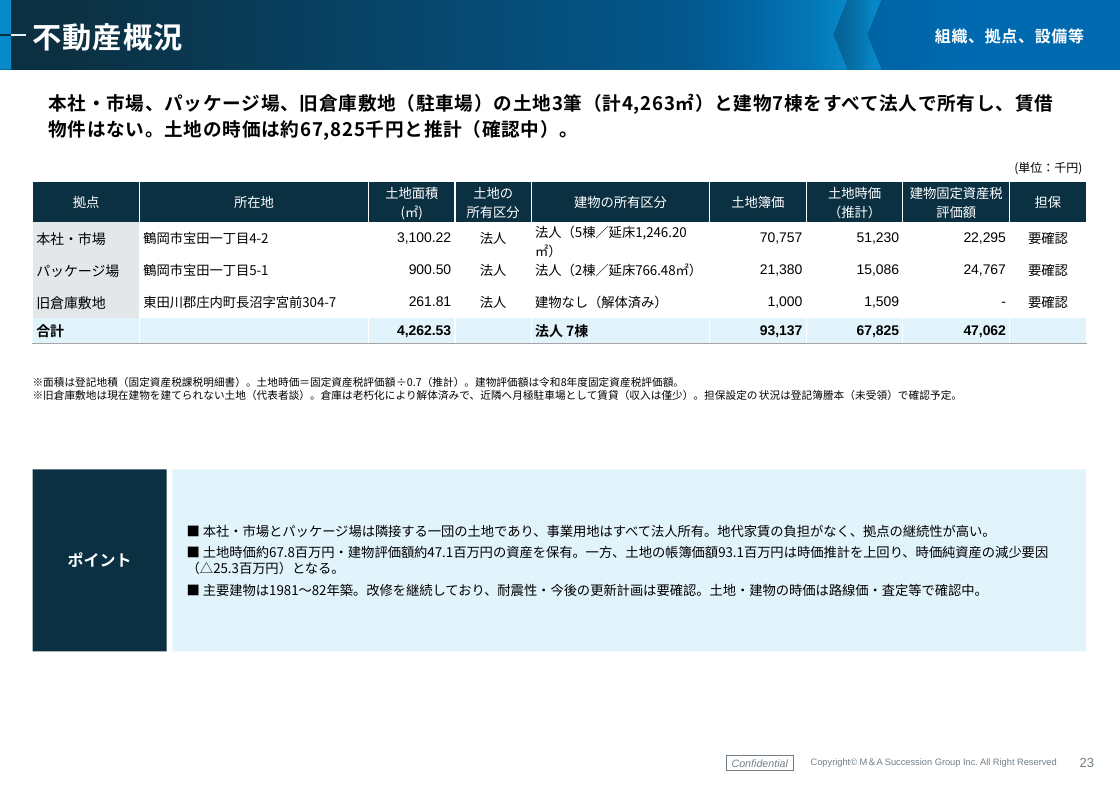
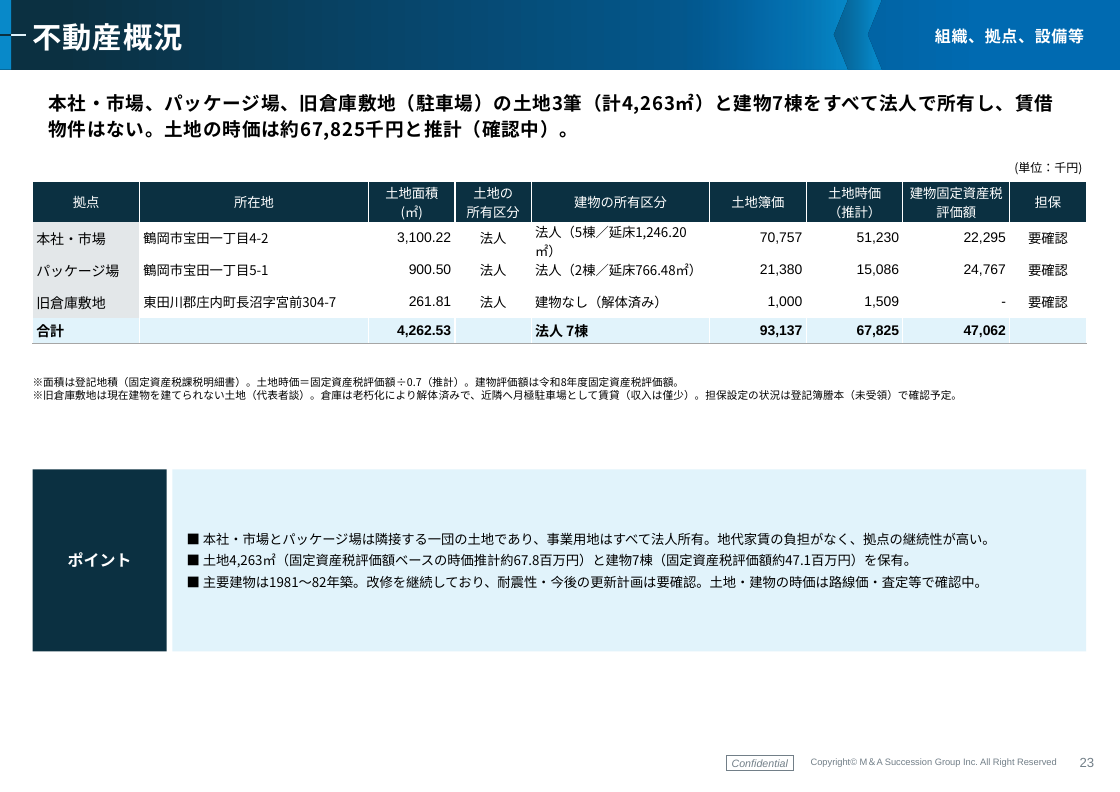
Before and after one commit to keisuketagaito/github-1st, a slide deck: slide 24 of 株式会社鶴岡中央青果/企業概要書_鶴岡中央青果_261115.pptx. Drawn at 1120x792 pixels with LibreOffice and Linux fonts; fonts in the diff are those of the drawing; background and template pictures are left out. Boxes give left, top, right and bottom in pixels: in the first picture for what was removed or moved away, otherwise in the second. Text is boxed around its words. In the diff, an @@ line names an element or a change of style, - is before the commit and + after.

```diff
--- a/株式会社鶴岡中央青果/企業概要書_鶴岡中央青果_261115.pptx
+++ b/株式会社鶴岡中央青果/企業概要書_鶴岡中央青果_261115.pptx
@@ text in rectangle at (x1=203, y1=553, x2=917, y2=568): text changed @@
-■ 土地時価約67.8百万円・建物評価額約47.1百万円の資産を保有。一方、土地の帳簿価額93.1百万円は時価推計を上回り、時価純資産の減少要因（△25.3百万円）となる。
+■ 土地4,263㎡（固定資産税評価額ベースの時価推計約67.8百万円）と建物7棟（固定資産税評価額約47.1百万円）を保有。
```
Also in this commit, not shown: 1 other slide changed, 4 other files.
